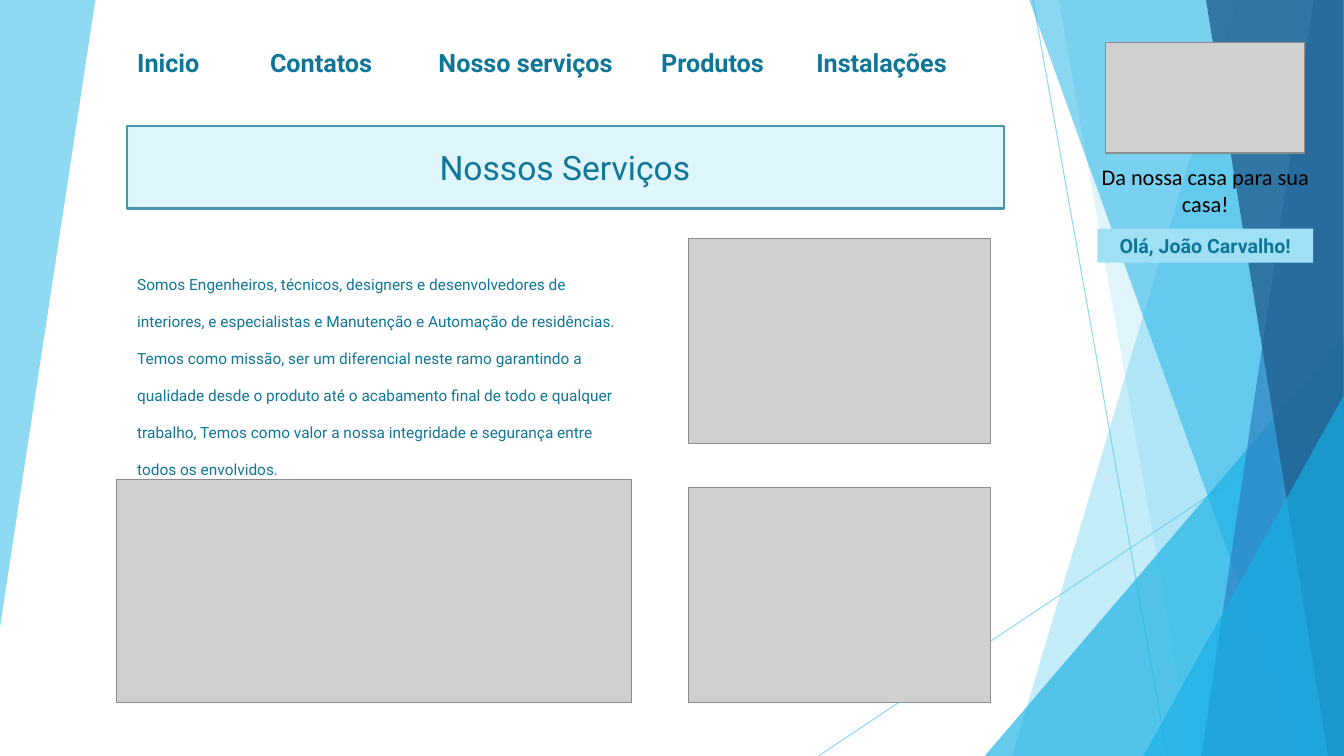
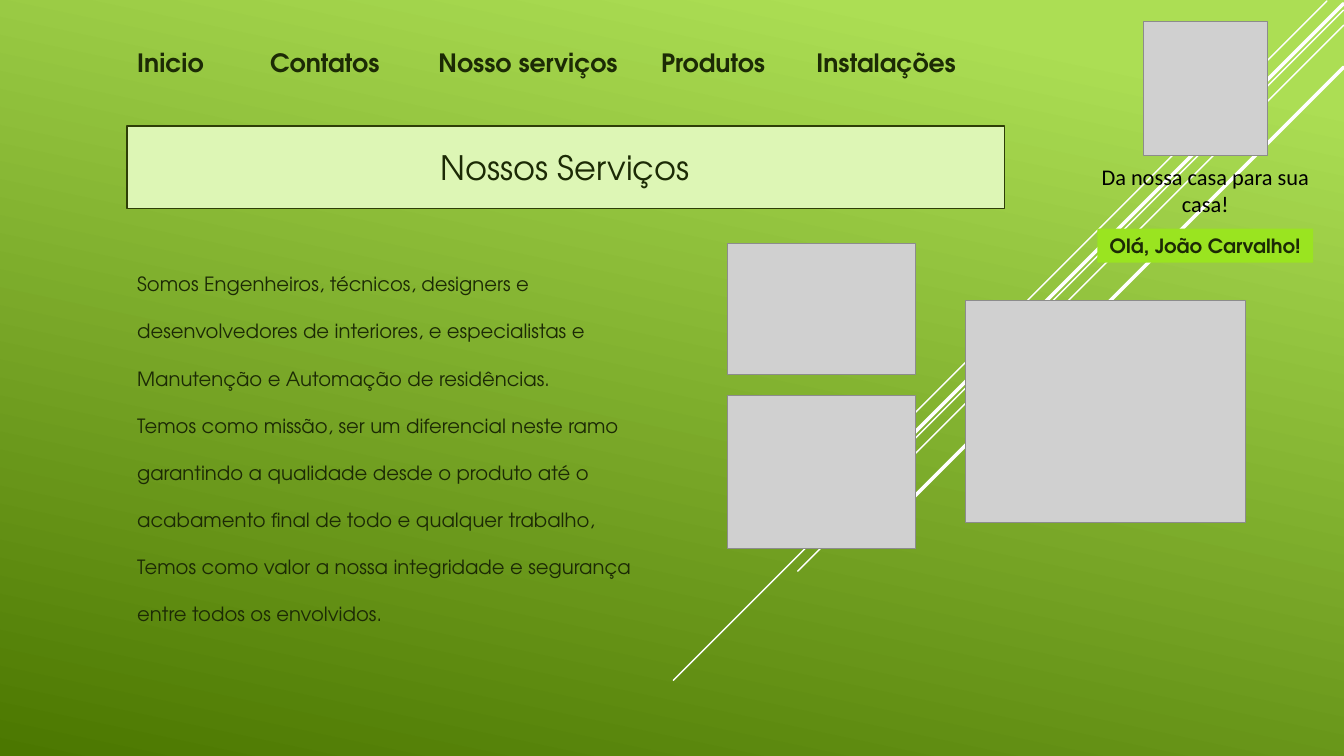
Before and after one commit to JVictor94/projeto, a slide deck: slide 10 of Projeto Automação Prototipo.pptx. Drawn at 1344x756 pixels with LibreOffice and Linux fonts; fonts in the diff are those of the drawing; grey boxes stand for pictures. Boxes give left, top, right and bottom in pixels: in the first picture for what was removed or moved away, otherwise in the second. Text is boxed around its words. In the diff, an @@ line names an element or a change of style, - is before the commit and + after.

```diff
--- a/Projeto Automação Prototipo.pptx
+++ b/Projeto Automação Prototipo.pptx
@@ background #FFFFFF to gradient #ACDF55 to #4C7800 @@
@@ line added from (1344, 10) to (674, 681), #FFFFFF 1 pt @@
@@ line added from (1344, 25) to (798, 572), #FFFFFF 1 pt @@
@@ line added from (1344, 4) to (809, 538), #FFFFFF 2.5 pt @@
@@ line added from (1327, 1) to (907, 421), #FFFFFF 1 pt @@
@@ picture resized from (x1=1106, y1=42, x2=1306, y2=153) to (x1=1143, y1=21, x2=1267, y2=155) @@
@@ font Roboto to TeX Gyre Adventor, text colour #0F7698 to #1C2A05 in 6 elements at (x1=137, y1=52, x2=203, y2=73), (x1=270, y1=53, x2=379, y2=73), (x1=438, y1=52, x2=618, y2=79), (x1=661, y1=53, x2=765, y2=73), (x1=440, y1=154, x2=690, y2=189), (x1=816, y1=52, x2=956, y2=79) @@
@@ line added from (1344, 68) to (865, 546), #FFFFFF 2.5 pt @@
@@ rectangle at (x1=127, y1=126, x2=1004, y2=209): fill #DFF5FC to #DDF6B5; outline #4696B1 1.5 pt to #2E3E07 1.25 pt @@
@@ rectangle "Olá, João Carvalho!" at (x1=1098, y1=229, x2=1314, y2=263): font Roboto to TeX Gyre Adventor, text colour #0F7698 to #1C2A05; fill #9FE0F5 to #9AE420 @@
@@ text "Somos Engenheiros, técnicos, designers e ..." at (x1=137, y1=276, x2=630, y2=621): size 11 to 14 pt, font Roboto to TeX Gyre Adventor, text colour #0F7698 to #1C2A05 @@
@@ picture resized from (x1=690, y1=239, x2=991, y2=445) to (x1=728, y1=244, x2=915, y2=375) @@
@@ picture resized from (x1=116, y1=480, x2=631, y2=703) to (x1=966, y1=300, x2=1245, y2=523) @@
@@ picture resized from (x1=690, y1=488, x2=991, y2=702) to (x1=728, y1=395, x2=915, y2=548) @@
@@ group removed at (x1=0, y1=0, x2=1344, y2=756): 6 freeform shapes, 2 lines, 2 triangles @@
```
Also in this commit, not shown: 13 other slides changed, 9 slides added, 1 slide removed, 7 other files.
